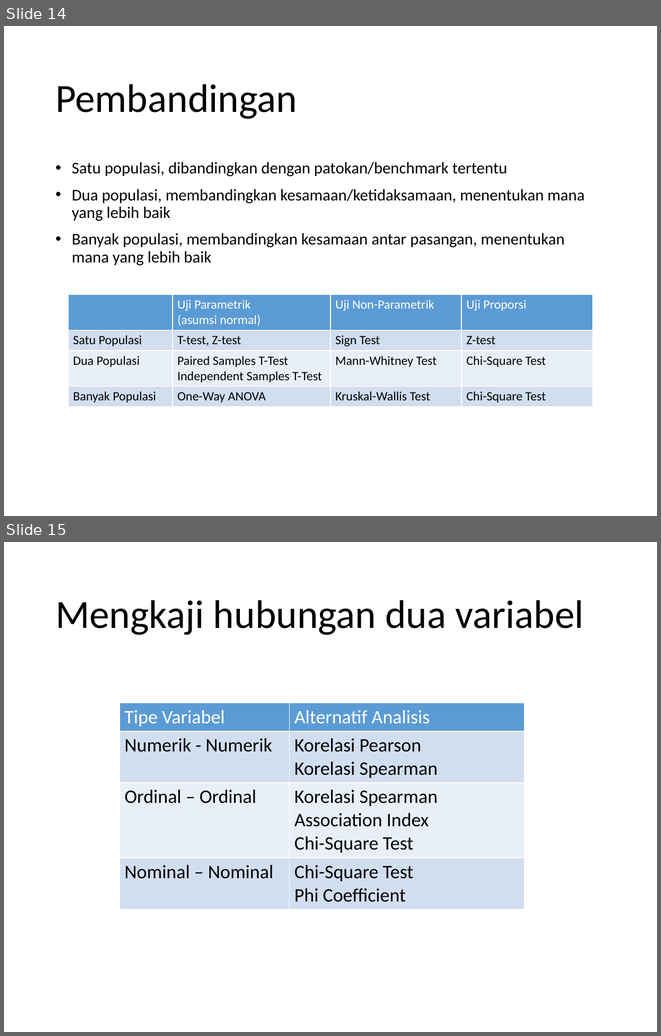
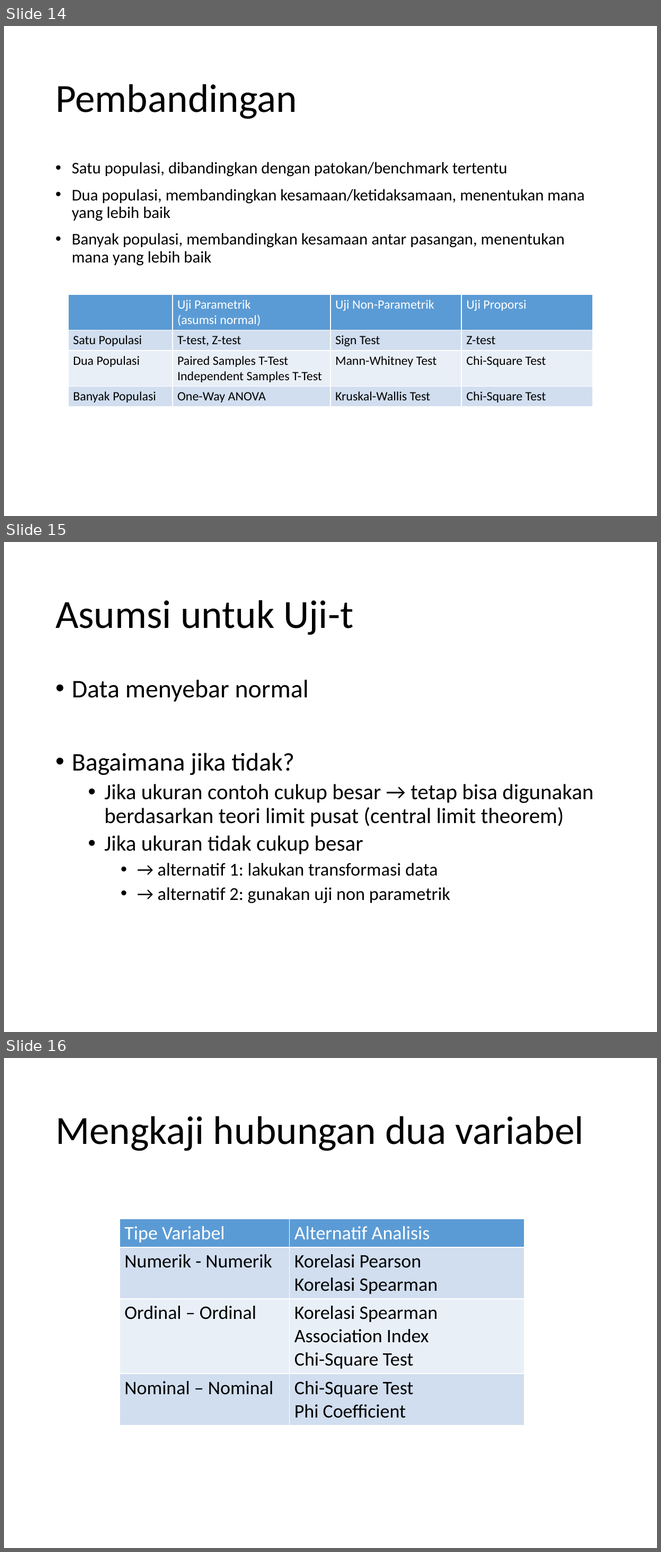
Before and after one commit to bagusco/UAI, a slide deck: Bahan Diskusi di UAI.pptx. Shown one above the other, each under a label of ours: slides 14 and 15 before the commit, slides 14, 15 and 16 after it. The pictures are 661x1036 and 661x1552 pixels, drawn with LibreOffice and Linux fonts; fonts in the diff are those of the drawing. Boxes give left, top, right and bottom in pixels: in the first picture for what was removed or moved away, otherwise in the second. Text is boxed around its words. In the diff, an @@ line names an element or a change of style, - is before the commit and + after.

```diff
--- a/Bahan Diskusi di UAI.pptx
+++ b/Bahan Diskusi di UAI.pptx
@@ slide 15 added at [4,542,657,1032], background #FFFFFF @@
@@ title added at [55,600,354,635], 44 pt, text #000000 @@
+Asumsi untuk Uji-t
@@ text added at [72,679,593,903], 24 pt, text #000000 @@
+• Data menyebar normal
+• Bagaimana jika tidak?
+  • Jika ukuran contoh cukup besar → tetap bisa digunakan berdasarkan teori limit pusat (central limit theorem)
+  • Jika ukuran tidak cukup besar
+    • → alternatif 1: lakukan transformasi data
+    • → alternatif 2: gunakan uji non parametrik
@@ what was slide 15 is now slide 16 @@
```
Also in this commit, not shown: 1 slide changed, 10 other slides added, 2 slides removed.
